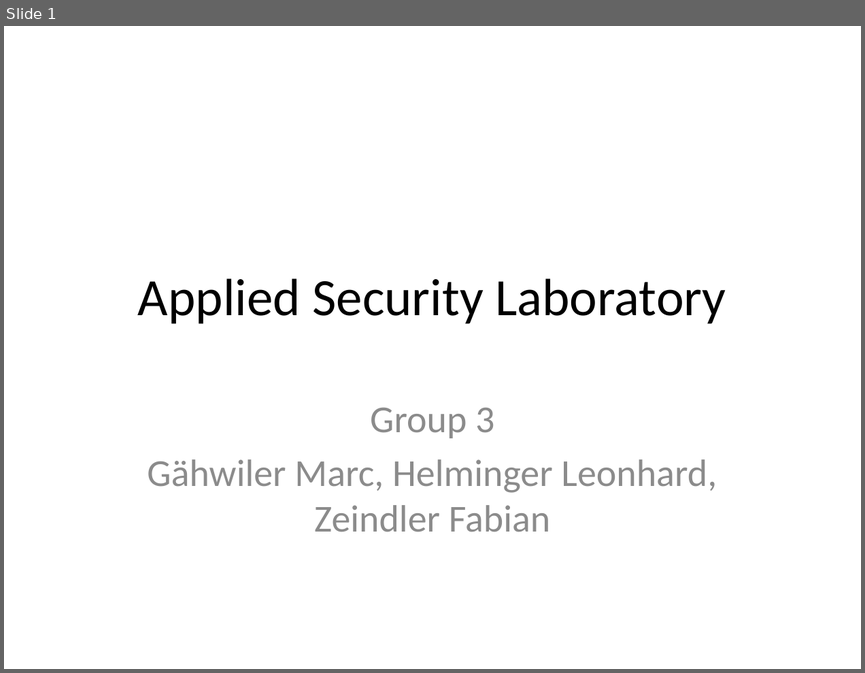
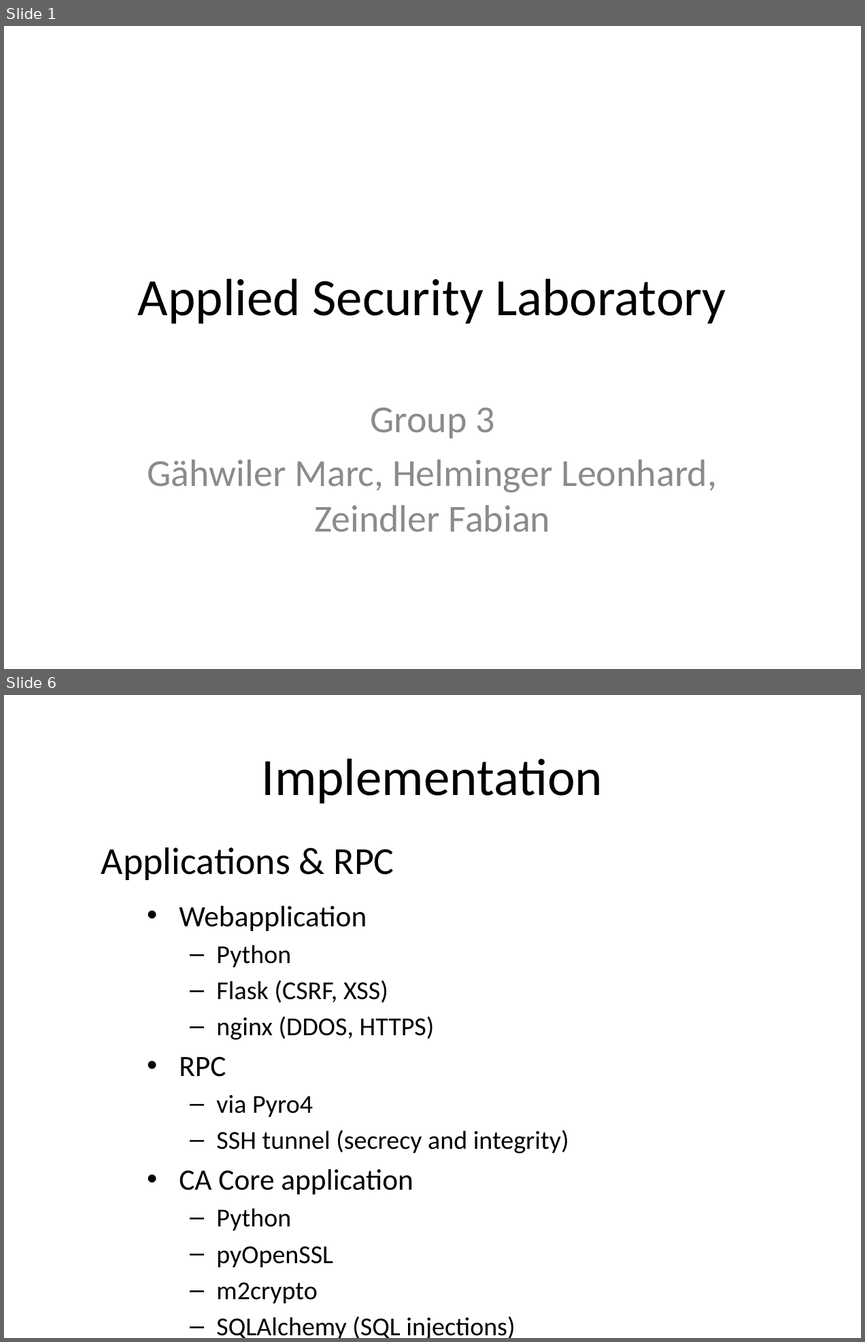
Before and after one commit to KarlKode/AppliedLabProject, a slide deck: presentation/Präsentation1.pptx. Shown one above the other, each under a label of ours: slide 1 before the commit, slides 1 and 6 after it; the slides between them are not shown. The pictures are 865x673 and 865x1342 pixels, drawn with LibreOffice and Linux fonts; fonts in the diff are those of the drawing. Boxes give left, top, right and bottom in pixels: in the first picture for what was removed or moved away, otherwise in the second. Text is boxed around its words. In the diff, an @@ line names an element or a change of style, - is before the commit and + after.

```diff
--- a/presentation/Präsentation1.pptx
+++ b/presentation/Präsentation1.pptx
@@ slide 6 added at (x1=4, y1=695, x2=861, y2=1338), background #FFFFFF @@
@@ title added at (x1=262, y1=758, x2=603, y2=804), 44 pt, text #000000 @@
+Implementation
@@ text added at (x1=101, y1=847, x2=394, y2=880), 32 pt, text #000000 @@
+Applications & RPC
@@ text added at (x1=179, y1=906, x2=569, y2=1338), 21.7 pt, text #000000 @@
+• Webapplication
+  – Python
+  – Flask (CSRF, XSS)
+  – nginx (DDOS, HTTPS)
+• RPC
+  – via Pyro4
+  – SSH tunnel (secrecy and integrity)
+• CA Core application
+  – Python
+  – pyOpenSSL
+  – m2crypto
+  – SQLAlchemy (SQL injections)
```
Also in this commit, not shown: 11 other slides added, 1 other file.
